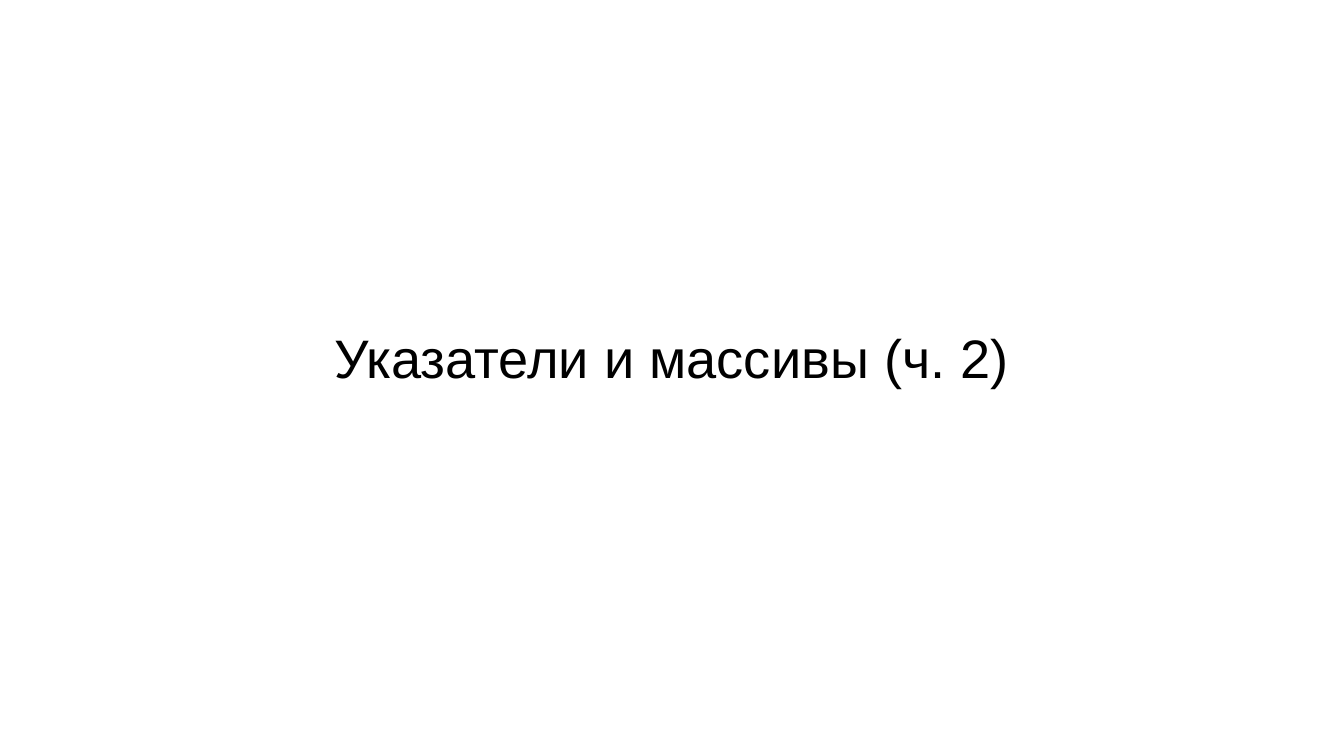
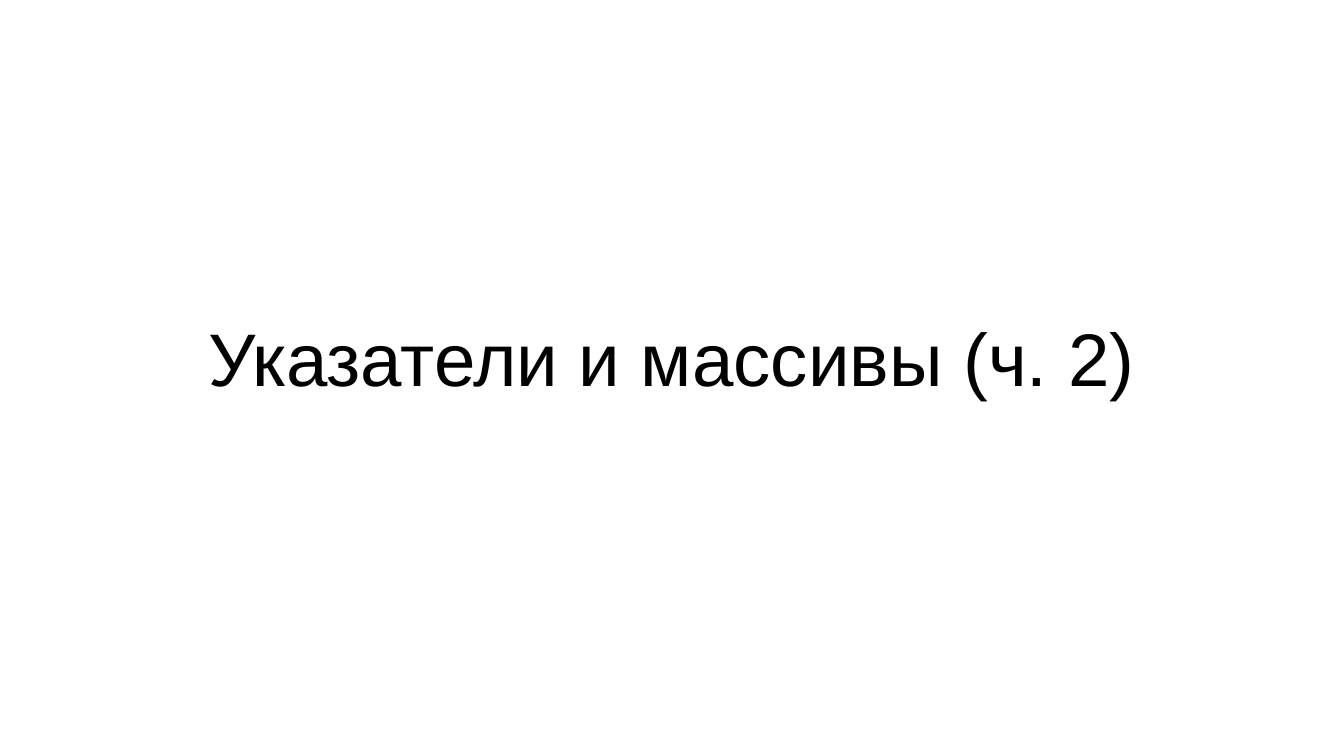
Before and after one commit to steelcraft/stud-lab, a slide deck: slide 2 of Лекции/CBCP01#L6.odp. Drawn at 1344x756 pixels with LibreOffice and Linux fonts; fonts in the diff are those of the drawing. Boxes give left, top, right and bottom in pixels: in the first picture for what was removed or moved away, otherwise in the second. Text is boxed around its words. In the diff, an @@ line names an element or a change of style, - is before the commit and + after.

```diff
--- a/Лекции/CBCP01#L6.odp
+++ b/Лекции/CBCP01#L6.odp
@@ title "Указатели и массивы (ч. 2)" at [208, 332, 1134, 401]: size 32 to 44 pt @@
```
Also in this commit, not shown: 2 slides added, 2 slides removed.
